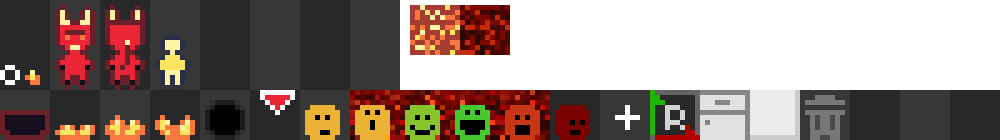
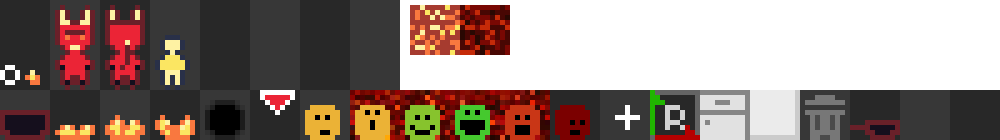
Layer changes from the first 1000 x 140 image to the second:
painted on "Pasted Layer" over [850, 120, 900, 140]
